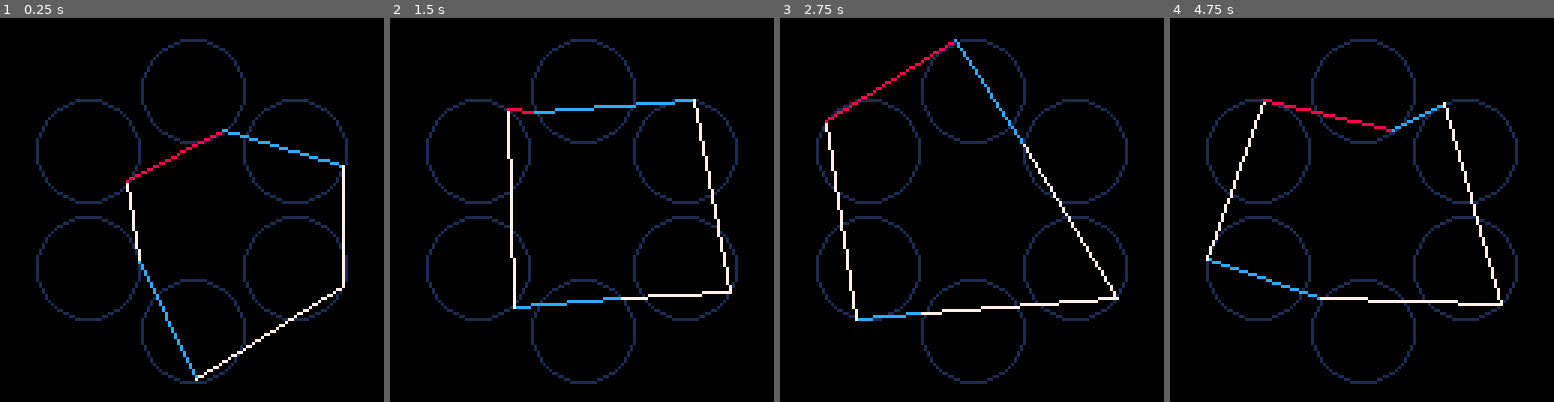
Above: before the commit, frames 1-4 (left to right).
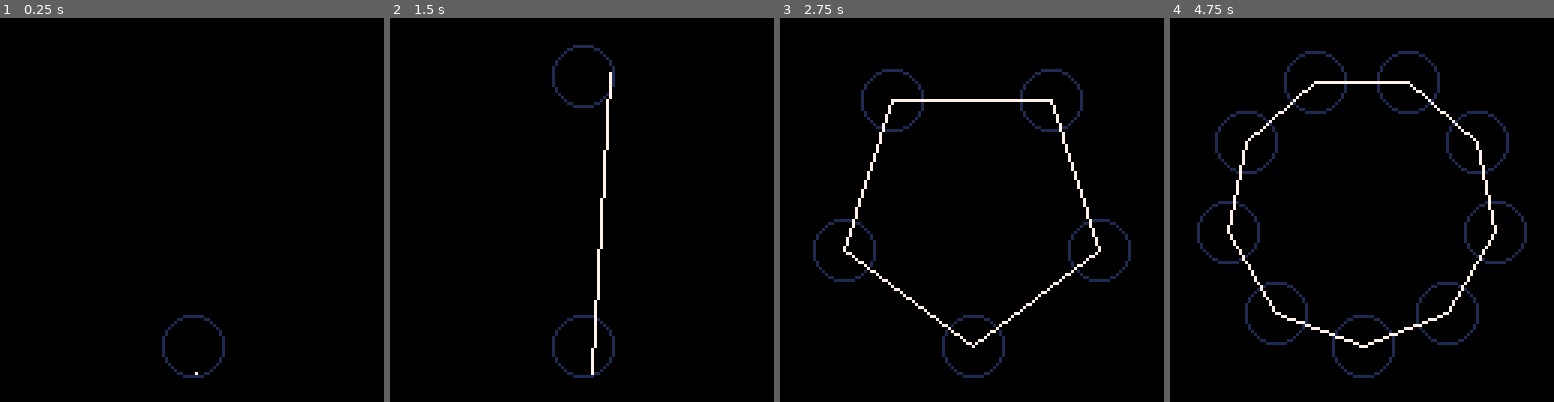
Above: after the commit, the same moments.

Repository: 6ilberM/dodopico
Game: PICO-8 cartridge ap/midpointer.p8
Two runs of this game, one before a commit and one after it. Both use one fixed random seed, a clock stepped at 60 frames per second and the inputs below.
Inputs:
- Up to frame 1 (0.25 s): no input
- Up to frame 2 (1.5 s): tap O (Z key) at 0.33, 0.7, 1.43 s; tap X (X key) at 1.07 s
- Up to frame 3 (2.75 s): tap X (X key) at 2.07, 2.4, 2.73 s; tap O (Z key) at 2.22 s
- Up to frame 4 (4.75 s): tap X (X key) every 0.33 s from 3.07 to 4.73 s; tap O (Z key) at 3.1, 3.98 s

The runs differ from the first frame. In frame 1, 5.1% of the frame differs, in the area x 9-91%, y 5-96%; in frame 2, 6.2%; in frame 3, 7.8%; in frame 4, 9.1%, in the area x 7-93%, y 5-96%.

Commit message:
save changes

Diff:
--- a/ap/midpointer.p8
+++ b/ap/midpointer.p8
@@ -3,28 +3,28 @@
 __lua__
 -- neo midpointer 🐱
 
-const = {}
+const = {} field={}
 	const.pi = 3.141592653589793238
 	const.twopi =const.pi*2
-	const.radius=17
-	const.hexsize=40
+
+	field.radius=10
+	field.polysize=45
+	field.sides=1
 
 function _init()
 	frame = 0 points={} circles={}
-	-- polygon(30,6)
-	make_hexagon(64,64)
+	polygon(64,64,field.sides)
 end
 
 
 shoot =false  lock1=false
+shoot2 =false  lock2=false
 function _update60()
+local oldsides=field.sides
 	foreach(circles,updatecirc)
 	foreach(points,upos)
-	if btn(4) then	shoot =true
-	else shoot=false lock1=false end
-	if shoot and not lock1 then
-	--Do something here
-	lock1=true end
+if btnp(5) then field.sides +=1 elseif btnp(4) and(field.sides-1)>2  then field.sides-=1 end
+	if field.sides!=oldsides then _init() end
 end
 
 function _draw() cls()
@@ -44,17 +44,18 @@
 	pset(p.x,p.y,p.col)
 end
 
+-- (i%#cols)+1
 function printoutline()
-local cols={7,8,12}
--- local cols={7}
+-- local cols={7,12}
 	for i= 1,count(points) do
 	if i>1 then
 	 local p,c
 	 p=points[i-1] c=points[i]
-	 line(p.x,p.y,c.x,c.y,cols[(i%#cols)+1])
+	 line(p.x,p.y,c.x,c.y,7)
 	 end
 	 if #points>2 then
-	 line(points[#points].x,points[#points].y,points[1].x,points[1].y,cols[1+(i%#cols)])
+	 line(points[#points].x,points[#points].y,
+	 points[1].x,points[1].y,7)
 	end
 	end
 end
@@ -80,25 +81,6 @@
   pt.y = y + (radius * sin(pt.deg))
 end
 
-function polygon(radius,npoints)
-angle = (const.twopi)/npoints
-local i=0
-local deltatime=0
-while i<(const.twopi) do
-	local v={}
-	v.x=64+cos(i)*radius
-	v.y=64+sin(i)*radius
-	i+= angle
-	local c=makecirc(v.x,v.y,const.radius)
-	c.point.frame=deltatime
-	deltatime+=.25
-	end
-end
-
-function ccircle(obj)
-	local c=makecirc(obj.x,obj.y,const.radius)
-	c.point.frame=rnd(2)-1
-end
 
 -->8
 --makers 😐
@@ -112,12 +94,17 @@
 	return a
 end
 
-function make_hexagon(x,y)
+function polygon(x,y,npoints)
      obj={}
-     for i=0,5 do
-         add(obj,{x=x+sin(i/6)*const.hexsize,y=y+cos(i/6)*const.hexsize})
+     for i=1,npoints do
+         add(obj,{x=x+sin(i/npoints)*field.polysize,y=y+cos(i/npoints)*field.polysize})
      end
 	 foreach(obj,ccircle)
+end
+
+function ccircle(obj)
+	local c=makecirc(obj.x,obj.y,field.radius)
+	c.point.frame=rnd(2)-1
 end
 
 function makecirc(x,y,rad)
